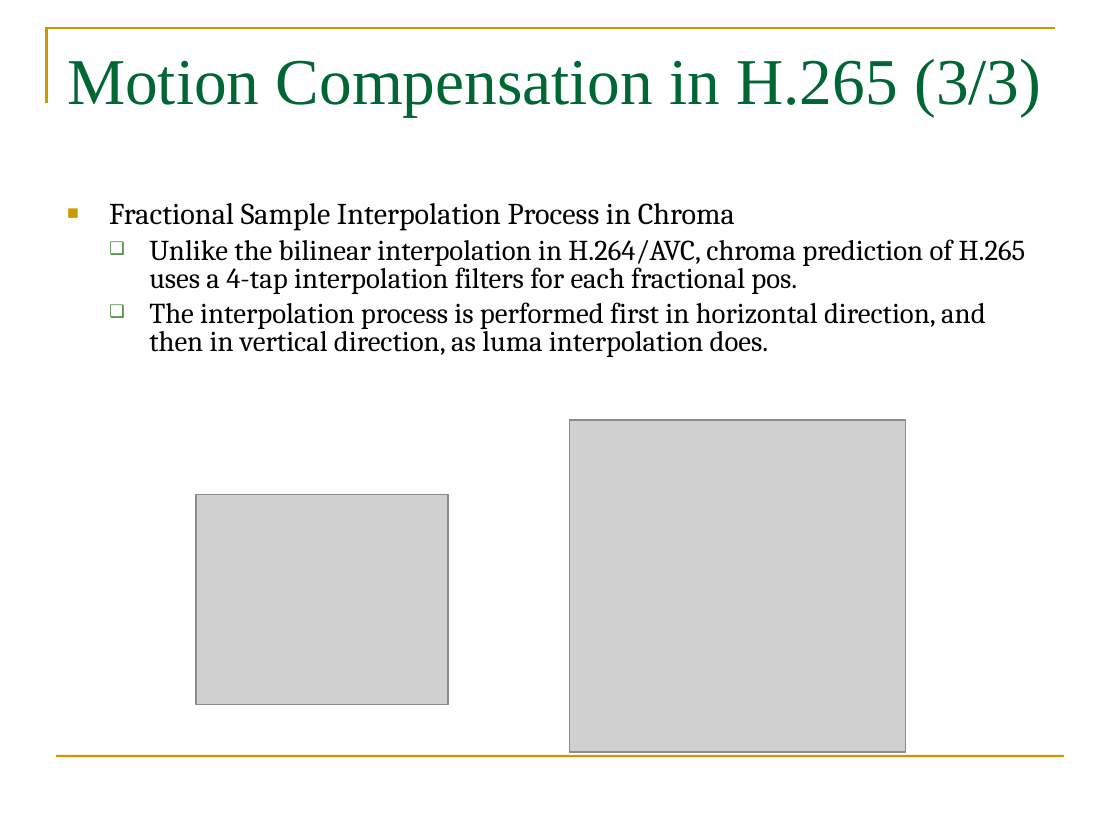
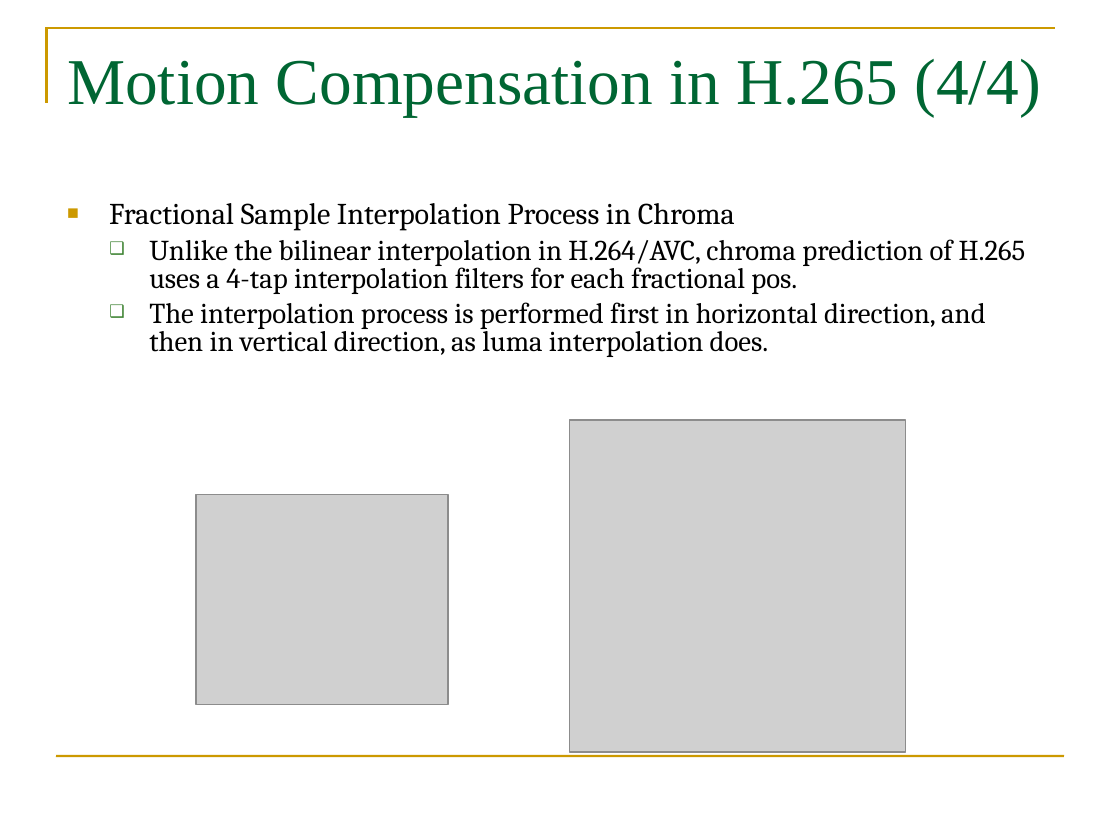
Before and after one commit to YuxuanLing/trunk, a slide deck: slide 29 of trunk/presentation/H265-Yuxuan.ppt (slide 27 before the commit). Drawn at 1120x840 pixels with LibreOffice and Linux fonts; fonts in the diff are those of the drawing; grey boxes stand for pictures. Boxes give left, top, right and bottom in pixels: in the first picture for what was removed or moved away, otherwise in the second. Text is boxed around its words. In the diff, an @@ line names an element or a change of style, - is before the commit and + after.

```diff
--- a/trunk/presentation/H265-Yuxuan.ppt
+++ b/trunk/presentation/H265-Yuxuan.ppt
@@ title at bbox=[67, 59, 1041, 117]: text changed @@
-Motion Compensation in H.265 (3/3)
+Motion Compensation in H.265 (4/4)
```
Also in this commit, not shown: 5 other slides changed, 2 slides added.
